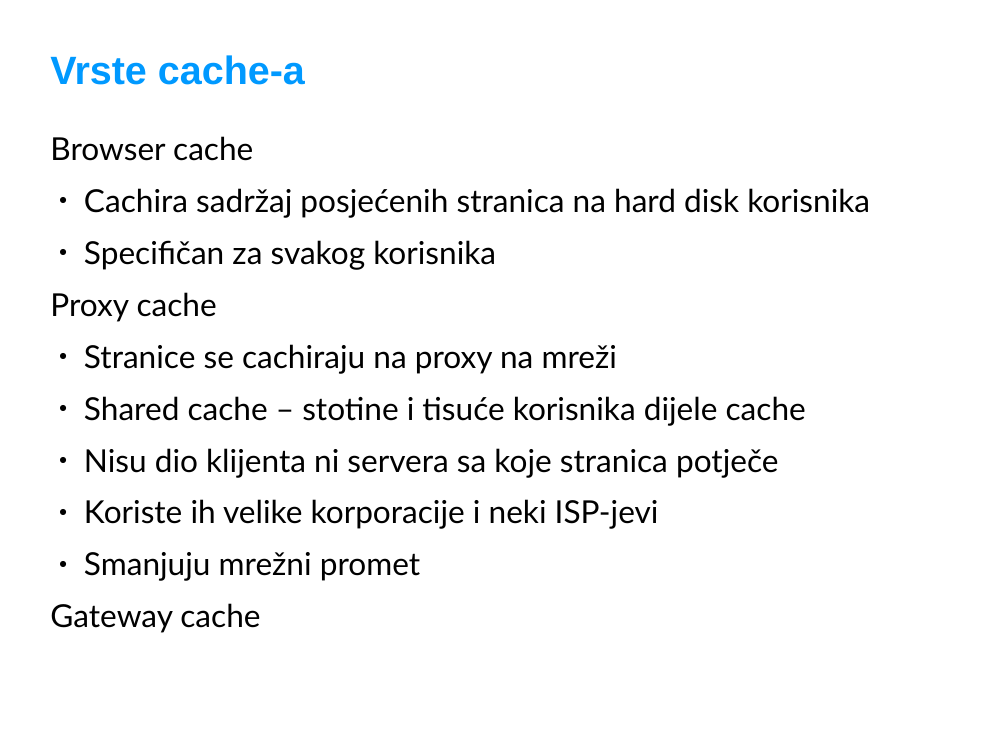
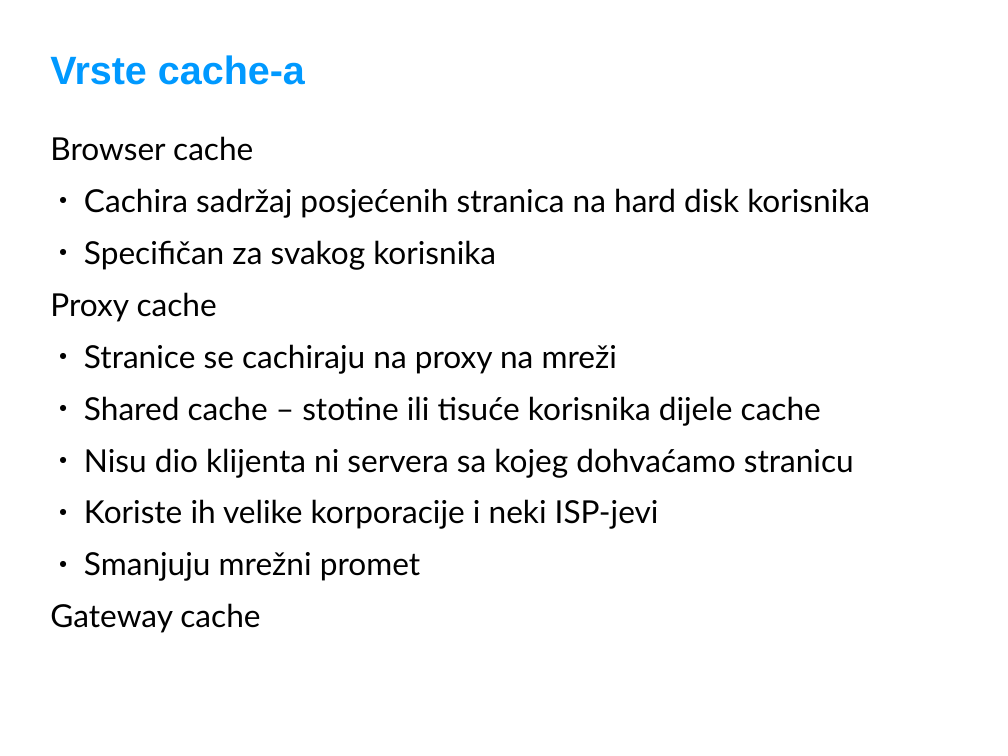
Before and after one commit to adriatichr/php-academy, a slide deck: slide 3 of predavanja/65 Symfony i HTTP cache.odp. Drawn at 1008x756 pixels with LibreOffice and Linux fonts; fonts in the diff are those of the drawing; background and template pictures are left out. Boxes give left, top, right and bottom in pixels: in the first picture for what was removed or moved away, otherwise in the second. Text is boxed around its words. In the diff, an @@ line names an element or a change of style, - is before the commit and + after.

```diff
--- a/predavanja/65 Symfony i HTTP cache.odp
+++ b/predavanja/65 Symfony i HTTP cache.odp
@@ text at [84,396,854,478]: text changed @@
-● Shared cache – stotine i tisuće korisnika dijele cache
-● Nisu dio klijenta ni servera sa koje stranica potječe
+● Shared cache – stotine ili tisuće korisnika dijele cache
+● Nisu dio klijenta ni servera sa kojeg dohvaćamo stranicu
```
Also in this commit, not shown: 1 other slide changed.
